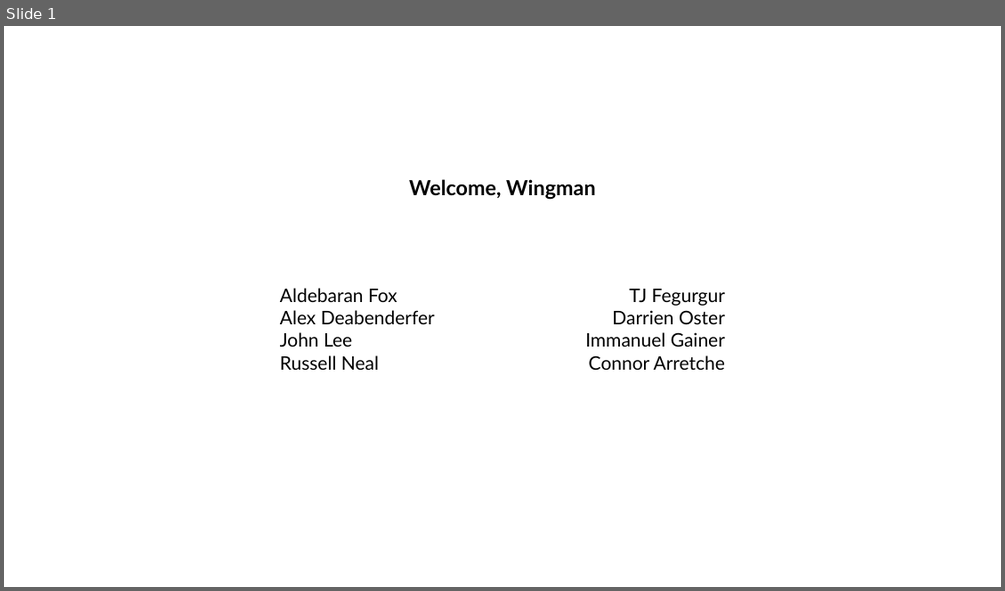
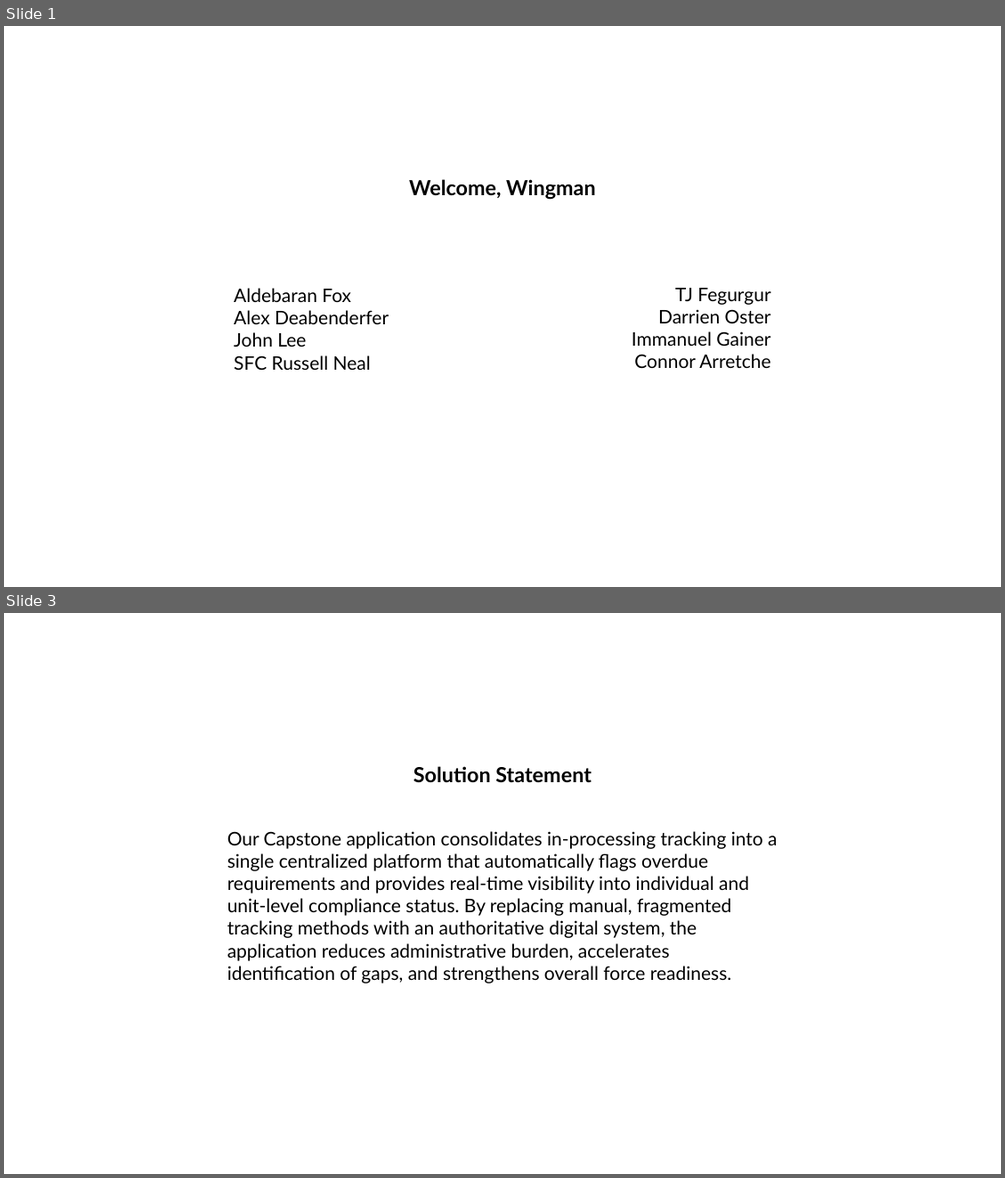
Before and after one commit to IslaChaos13/SDI-2026-Capstone, a slide deck: Presentation1.pptx. Shown one above the other, each under a label of ours: slide 1 before the commit, slides 1 and 3 after it; the slides between them are not shown. The pictures are 1005x591 and 1005x1178 pixels, drawn with LibreOffice and Linux fonts; fonts in the diff are those of the drawing. Boxes give left, top, right and bottom in pixels: in the first picture for what was removed or moved away, otherwise in the second. Text is boxed around its words. In the diff, an @@ line names an element or a change of style, - is before the commit and + after.

```diff
--- a/Presentation1.pptx
+++ b/Presentation1.pptx
@@ slide 3 added at (4,613,1001,1174), background #FFFFFF @@
@@ text added at (413,766,591,783), 20 pt, text #000000, bold @@
+Solution Statement
@@ text added at (227,831,777,983), 18 pt, text #000000 @@
+Our Capstone application consolidates in-processing tracking into a single centralized platform that automatically flags overdue requirements and provides real-time visibility into individual and unit-level compliance status. By replacing manual, fragmented tracking methods with an authoritative digital system, the application reduces administrative burden, accelerates identification of gaps, and strengthens overall force readiness.
@@ slide 1 changed as well @@
@@ text "Aldebaran Fox": place and size @@
-text "Aldebaran Fox" at (280,288,435,370)
+text "Aldebaran Fox" at (234,288,388,370)
@@ text "TJ Fegurgur": place and size @@
-text "TJ Fegurgur" at (585,289,725,370)
+text "TJ Fegurgur" at (631,288,771,368)
@@ text at (234,355,371,370): text changed @@
-Russell Neal
+SFC Russell Neal
```
Also in this commit, not shown: 1 other slide added, 1 slide removed.
